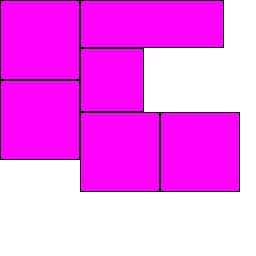
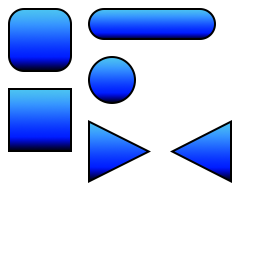
Layers edited between the first and the second 256px x 256px image:
hid "Layer 3" over [left=0, top=0, right=240, bottom=192]
painted on "Panel" over [left=10, top=10, right=70, bottom=70]
painted on "Left Arrow" over [left=175, top=124, right=230, bottom=179]
painted on "Right Arrow" over [left=90, top=124, right=144, bottom=180]
painted on "Rectangle Button" over [left=10, top=90, right=70, bottom=150]
painted on "Slider Handle" over [left=90, top=58, right=134, bottom=102]
painted on "Slider" over [left=90, top=10, right=214, bottom=38]
